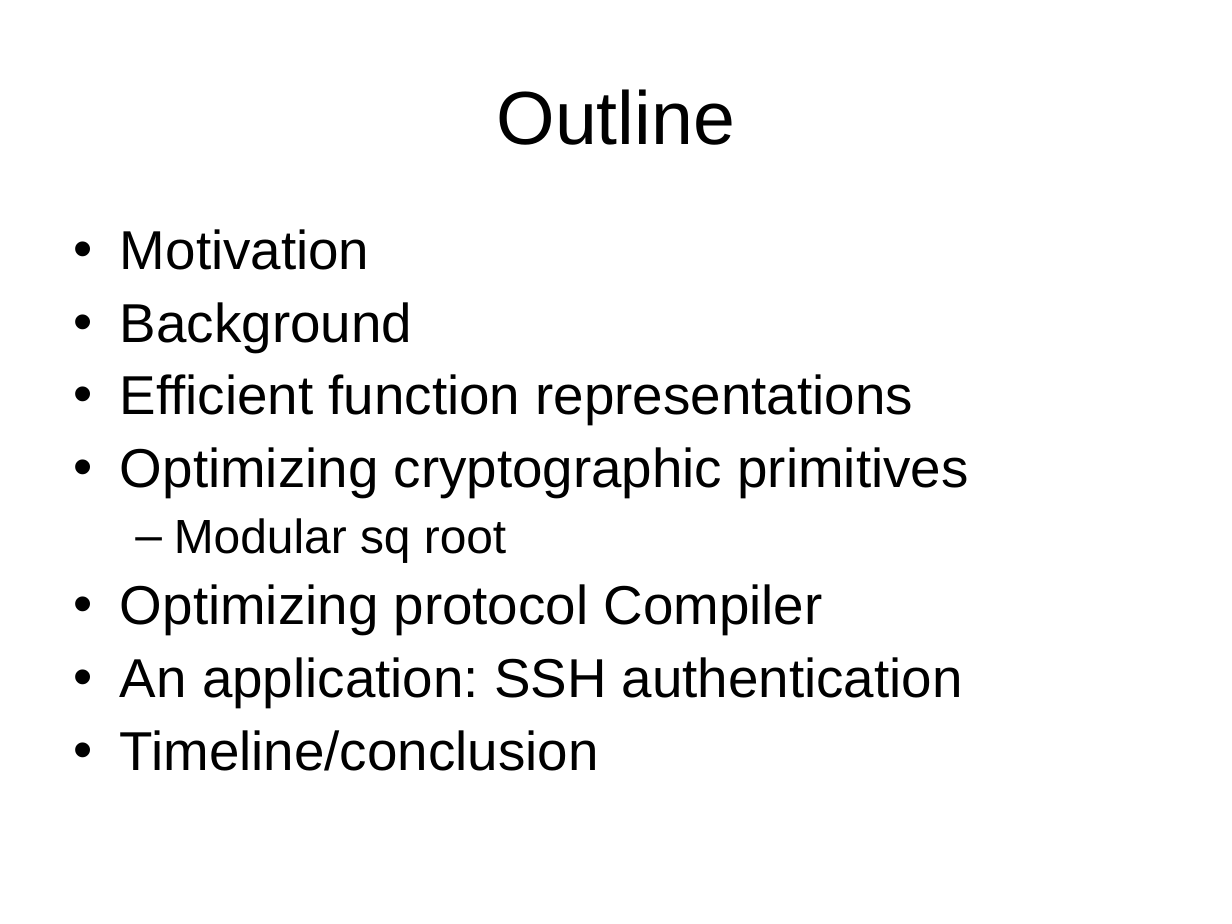
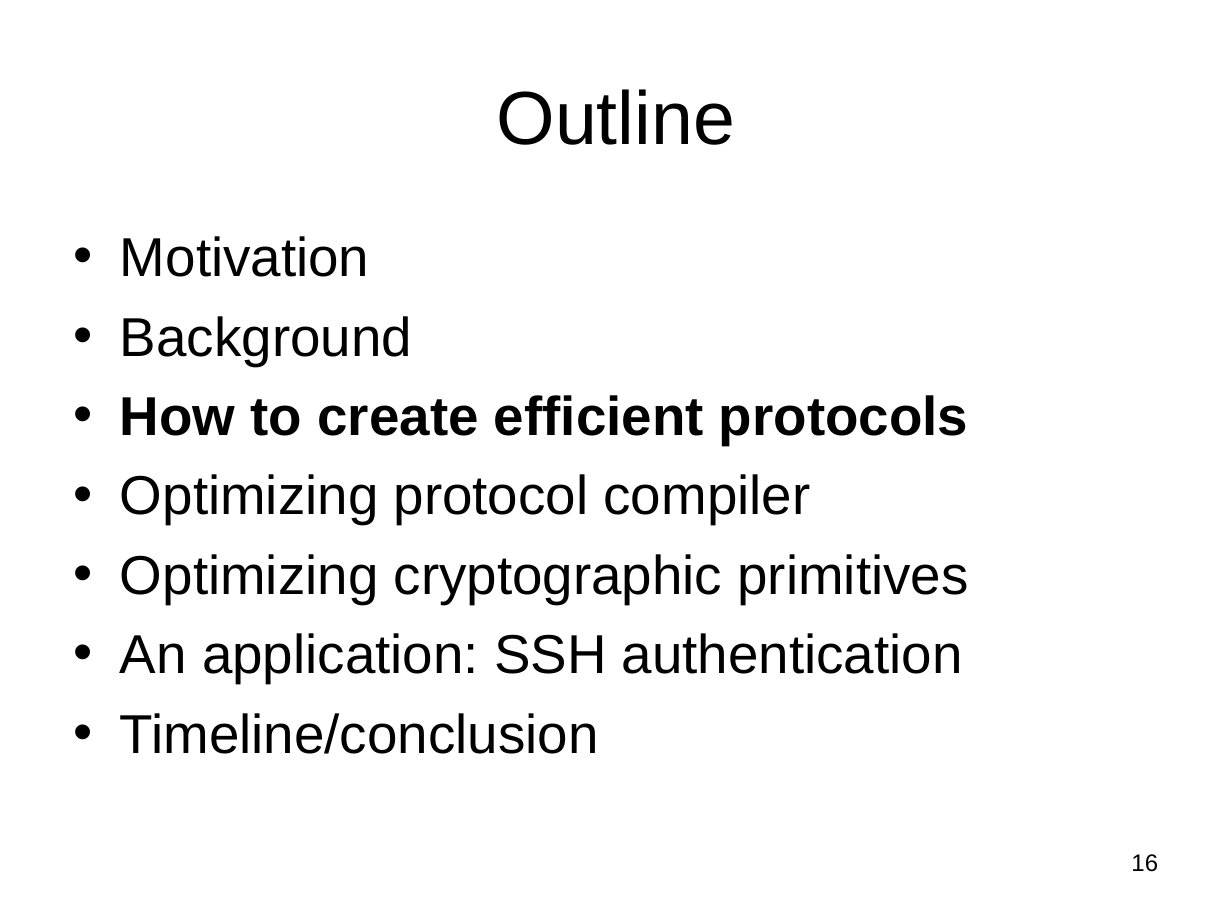
Before and after one commit to lpkruger/sfe-tools, a slide deck: slide 16 of prelim/Prelim-talk.ppt (slide 14 before the commit). Drawn at 1232x924 pixels with LibreOffice and Linux fonts; fonts in the diff are those of the drawing. Boxes give left, top, right and bottom in pixels: in the first picture for what was removed or moved away, otherwise in the second. Text is boxed around its words. In the diff, an @@ line names an element or a change of style, - is before the commit and + after.

Commit message:
fix typo and more work on slides

```diff
--- a/prelim/Prelim-talk.ppt
+++ b/prelim/Prelim-talk.ppt
@@ text at (120, 236, 968, 754): line spacing 0.9 to 1 @@
@@ text at (120, 395, 968, 524): text changed; bold on @@
-• Efficient function representations
+• How to create efficient protocols
+• Optimizing protocol compiler
@@ text at (120, 518, 823, 634): paragraphs removed @@
-  – Modular sq root
-• Optimizing protocol Compiler
@@ page number added at (1131, 854, 1158, 872), 14 pt, text #000000 @@
+16
```
Also in this commit, not shown: 35 other slides changed, 17 slides added, 3 slides removed, 2 other files.
